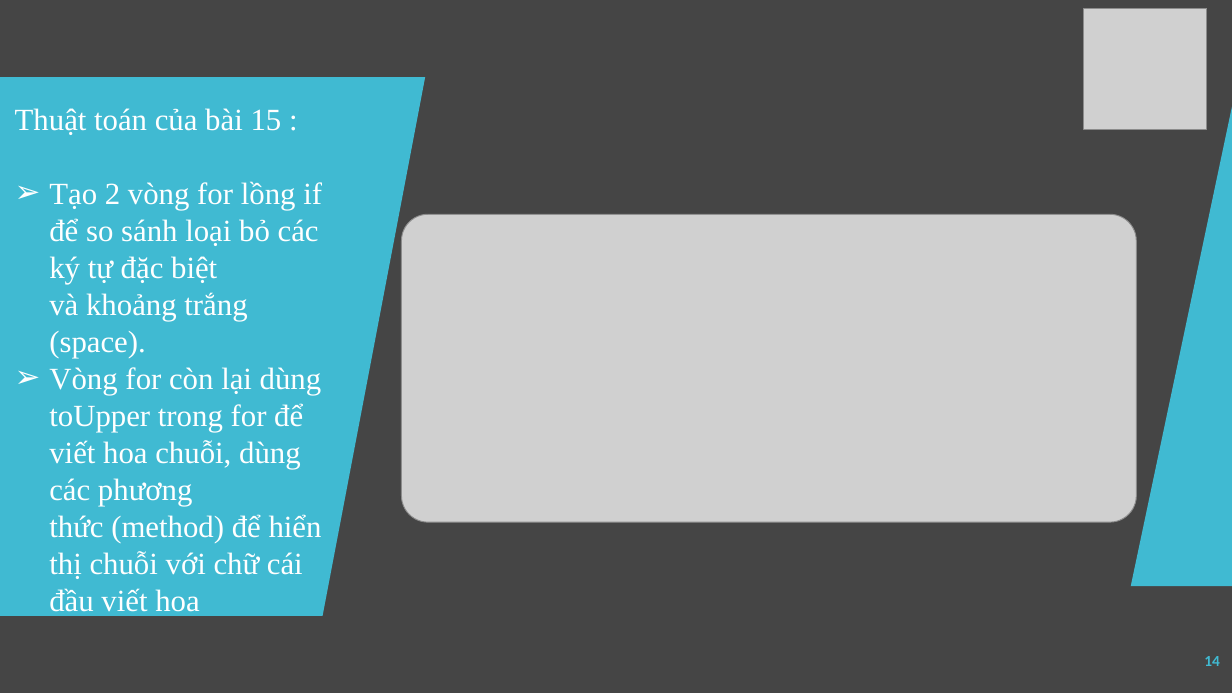
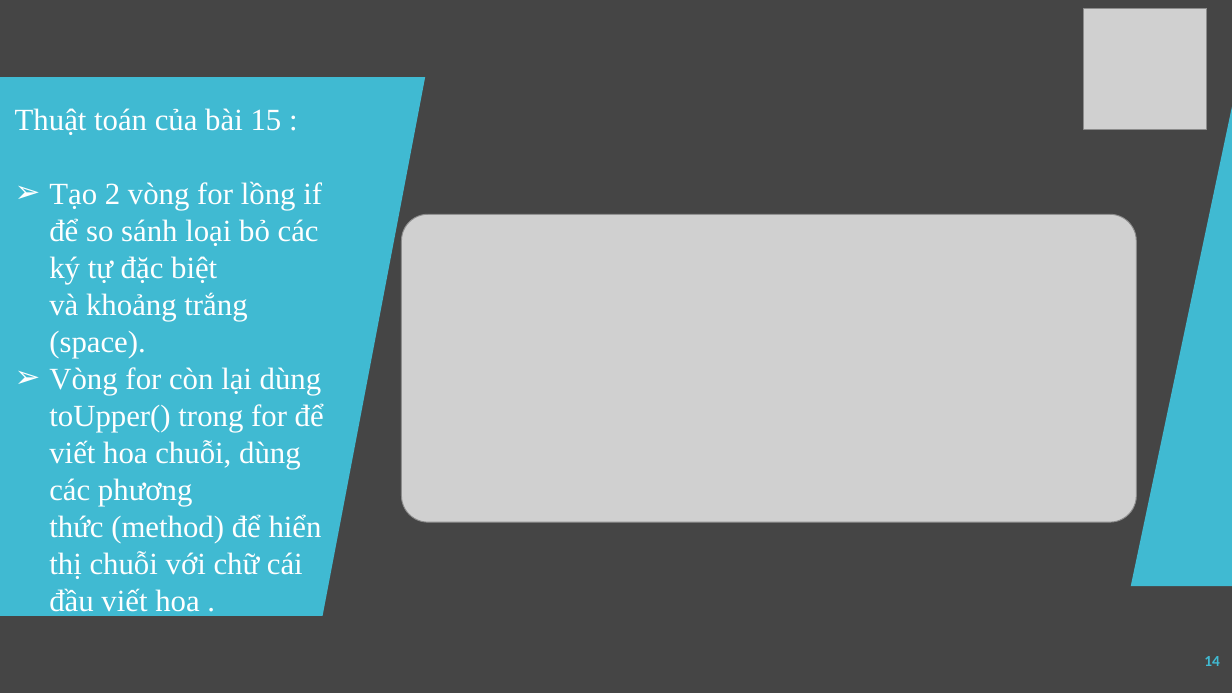
Before and after one commit to tuongclearlove7/OopJava_Nhom6, a slide deck: slide 14 of Nhóm 6.pptx. Drawn at 1232x693 pixels with LibreOffice and Linux fonts; fonts in the diff are those of the drawing; grey boxes stand for pictures. Boxes give left, top, right and bottom in pixels: in the first picture for what was removed or moved away, otherwise in the second. Text is boxed around its words. In the diff, an @@ line names an element or a change of style, - is before the commit and + after.

```diff
--- a/Nhóm 6.pptx
+++ b/Nhóm 6.pptx
@@ text at (x1=49, y1=367, x2=324, y2=617): text changed @@
-➢ Vòng for còn lại dùng toUpper trong for để viết hoa chuỗi, dùng các phương thức (method) để hiển thị chuỗi với chữ cái đầu viết hoa
+➢ Vòng for còn lại dùng toUpper() trong for để viết hoa chuỗi, dùng các phương thức (method) để hiển thị chuỗi với chữ cái đầu viết hoa .
```
Also in this commit, not shown: 6 other slides changed.
